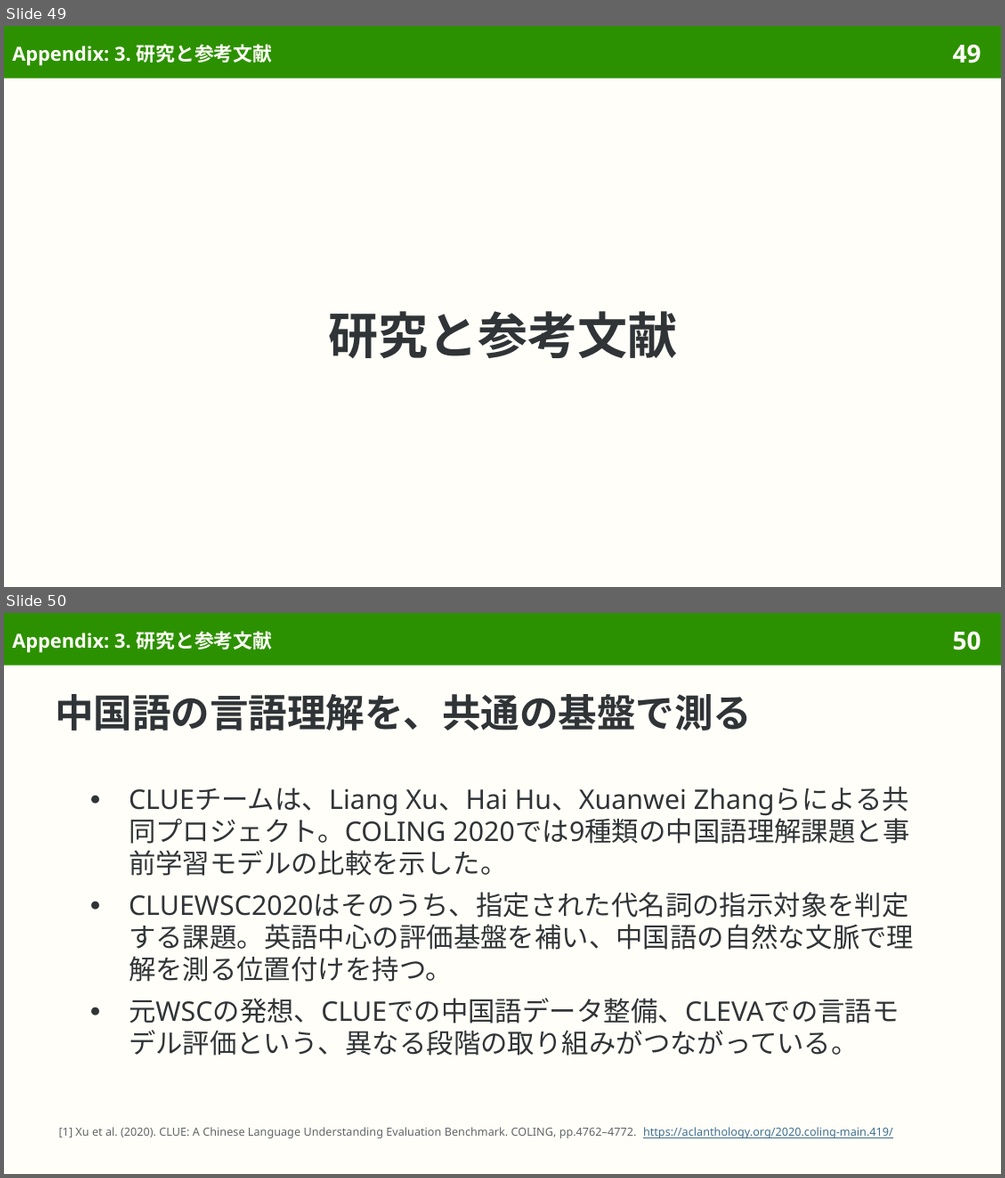
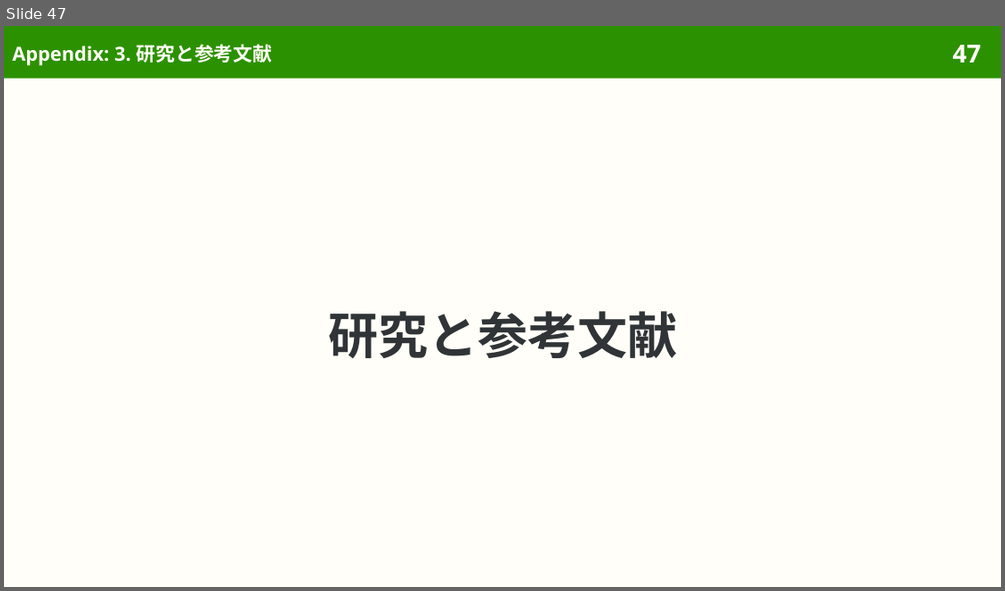
Before and after one commit to sasakiy84/datasets-in-10-minutes, a slide deck: slides/datasets-in-10-minutes-cluewsc2020.pptx. Shown one above the other, each under a label of ours: slides 49 and 50 before the commit, slide 47 after it. The pictures are 1005x1178 and 1005x591 pixels, drawn with LibreOffice and Linux fonts; fonts in the diff are those of the drawing. Boxes give left, top, right and bottom in pixels: in the first picture for what was removed or moved away, otherwise in the second. Text is boxed around its words. In the diff, an @@ line names an element or a change of style, - is before the commit and + after.

Commit message:
Center CLUEWSC2020 on Chinese reference resolution and original evaluation

```diff
--- a/slides/datasets-in-10-minutes-cluewsc2020.pptx
+++ b/slides/datasets-in-10-minutes-cluewsc2020.pptx
@@ slide 50 removed at bbox=[4, 613, 1001, 1174], background #FFFEF8; not listed: 2 template elements that a slide beside it also shows @@
@@ title removed at bbox=[12, 631, 273, 653] @@
-Appendix: 3. 研究と参考文献
@@ title removed at bbox=[55, 694, 752, 730] @@
-中国語の言語理解を、共通の基盤で測る
@@ text removed at bbox=[129, 787, 914, 1055] @@
-● CLUEチームは、Liang Xu、Hai Hu、Xuanwei Zhangらによる共同プロジェクト。COLING 2020では9種類の中国語理解課題と事前学習モデルの比較を示した。
-● CLUEWSC2020はそのうち、指定された代名詞の指示対象を判定する課題。英語中心の評価基盤を補い、中国語の自然な文脈で理解を測る位置付けを持つ。
-● 元WSCの発想、CLUEでの中国語データ整備、CLEVAでの言語モデル評価という、異なる段階の取り組みがつながっている。
@@ text removed at bbox=[59, 1127, 893, 1138] @@
-[1] Xu et al. (2020). CLUE: A Chinese Language Understanding Evaluation Benchmark. COLING, pp.4762–4772. https://aclanthology.org/2020.coling-main.419/
@@ what was slide 49 is now slide 47 @@
@@ page number at bbox=[953, 45, 981, 62]: text changed @@
-49
+47
```
Also in this commit, not shown: 11 slides changed, 3 other slides removed, 55 other files.
